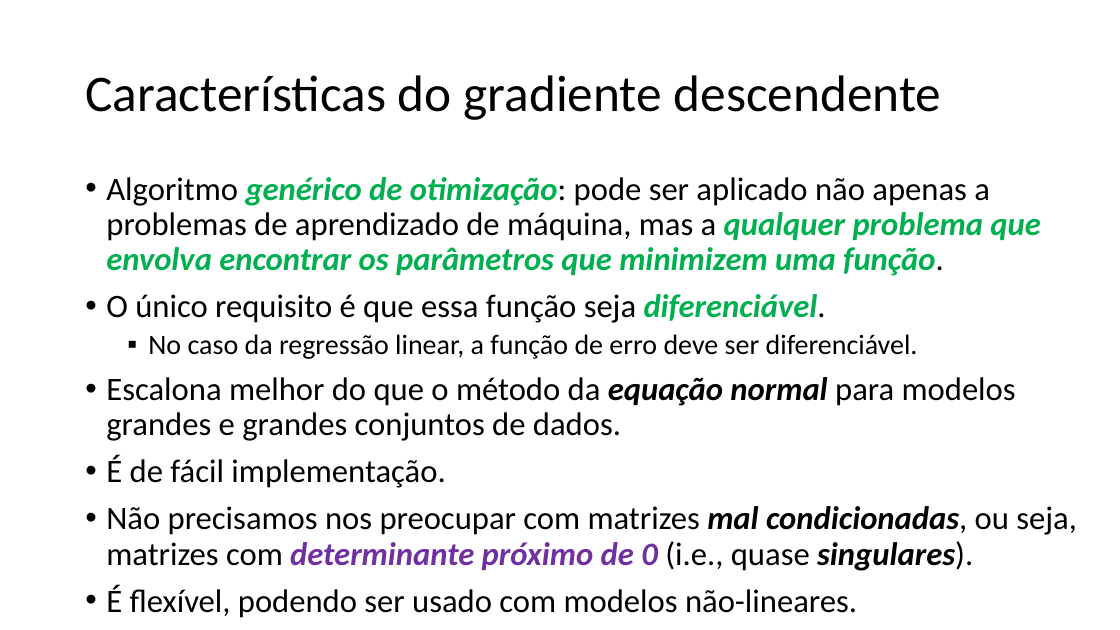
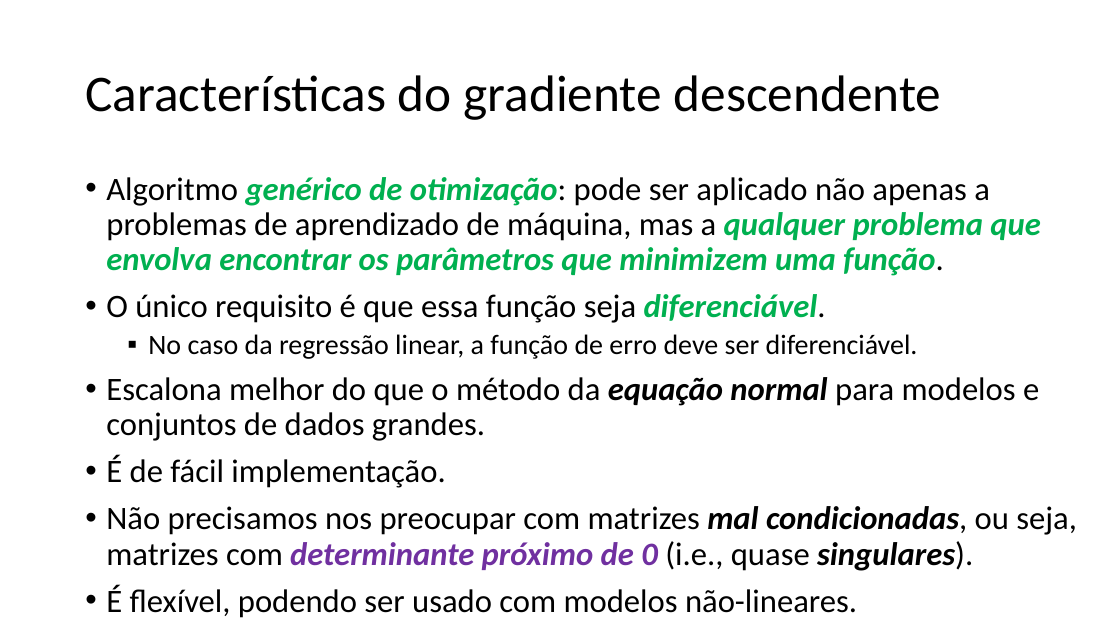
Before and after one commit to zz4fap/t319_aprendizado_de_maquina, a slide deck: slide 21 of slides/T319_Regressão_Linear (Parte II).pptx. Drawn at 1120x630 pixels with LibreOffice and Linux fonts; fonts in the diff are those of the drawing. Boxes give left, top, right and bottom in pixels: in the first picture for what was removed or moved away, otherwise in the second. Text is boxed around its words. In the diff, an @@ line names an element or a change of style, - is before the commit and + after.

```diff
--- a/slides/T319_Regressão_Linear (Parte II).pptx
+++ b/slides/T319_Regressão_Linear (Parte II).pptx
@@ text at [106,377,1039,441]: text changed @@
-• Escalona melhor do que o método da equação normal para modelos grandes e grandes conjuntos de dados.
+• Escalona melhor do que o método da equação normal para modelos e conjuntos de dados grandes.
```
Also in this commit, not shown: 5 other slides changed, 2 other files.
